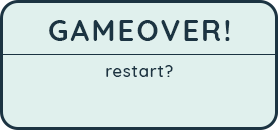
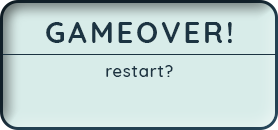
Two versions of the same layered image (278 × 130). Layer-by-layer changes:
painted on "gameover!" over <box>46,20,232,43</box>
